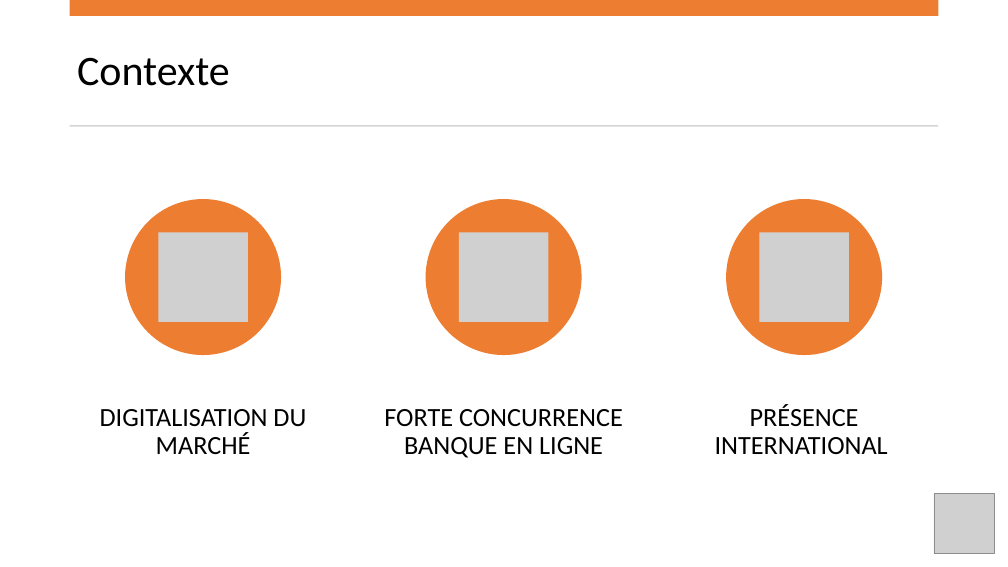
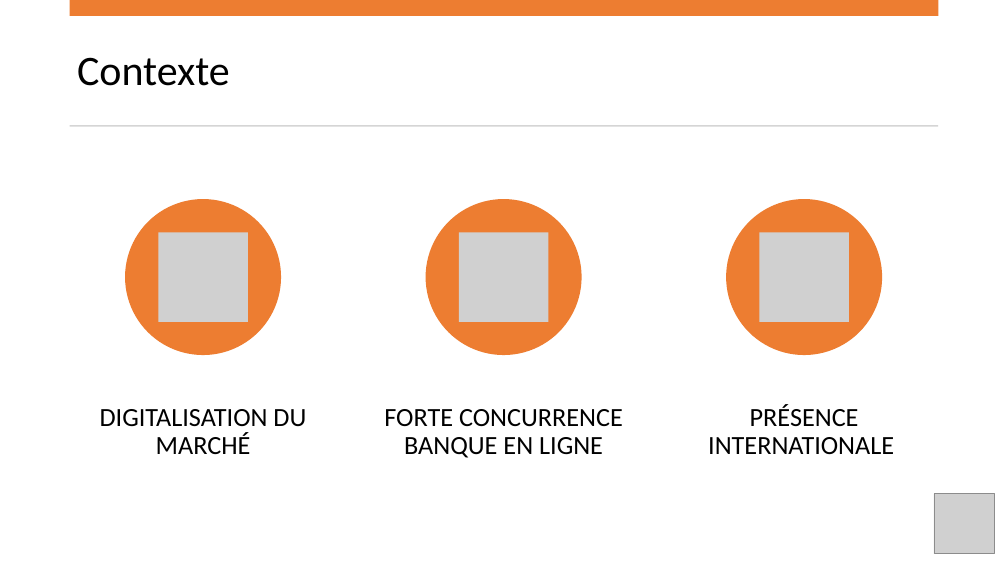
Before and after one commit to Seb-IX/Projet_1, a slide deck: slide 3 of Présentation/P01_02_présentation.pptx. Drawn at 1008x567 pixels with LibreOffice and Linux fonts; fonts in the diff are those of the drawing; grey boxes stand for pictures. Boxes give left, top, right and bottom in pixels: in the first picture for what was removed or moved away, otherwise in the second. Text is boxed around its words. In the diff, an @@ line names an element or a change of style, - is before the commit and + after.

```diff
--- a/Présentation/P01_02_présentation.pptx
+++ b/Présentation/P01_02_présentation.pptx
@@ text at <box>708,404,894,454</box>: text changed @@
-PRÉSENCE INTERNATIONAL
+PRÉSENCE INTERNATIONALE
```
Also in this commit, not shown: 6 other files.
